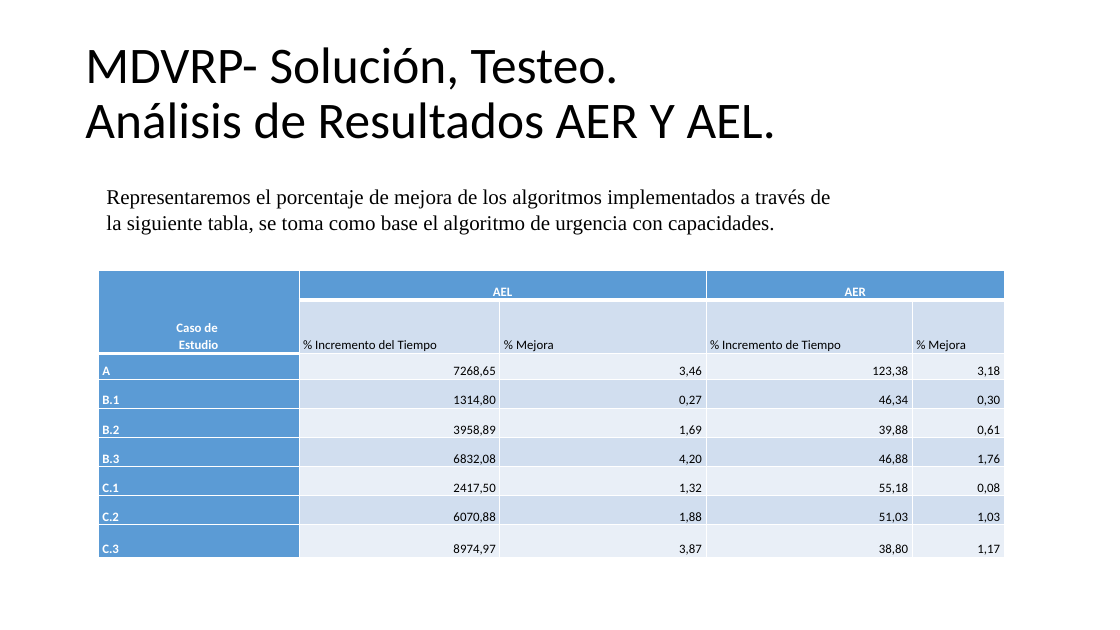
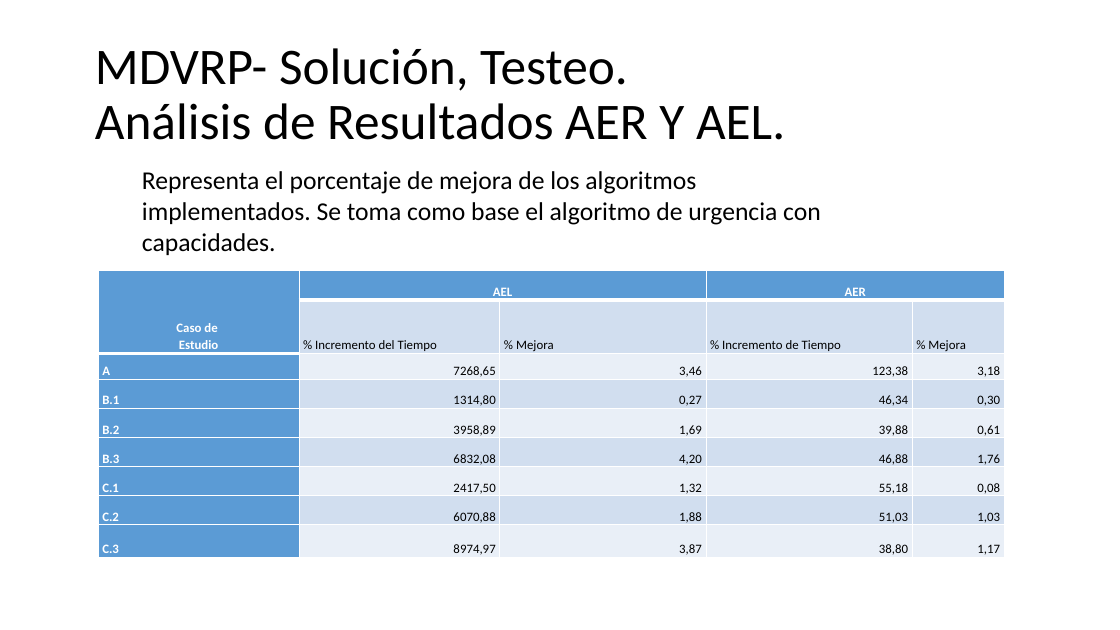
Before and after one commit to urubusale/proyvrp, a slide deck: slide 20 of Version/Documentación/MDVRP.pptx. Drawn at 1120x630 pixels with LibreOffice and Linux fonts; fonts in the diff are those of the drawing. Boxes give left, top, right and bottom in pixels: in the first picture for what was removed or moved away, otherwise in the second. Text is boxed around its words. In the diff, an @@ line names an element or a change of style, - is before the commit and + after.

```diff
--- a/Version/Documentación/MDVRP.pptx
+++ b/Version/Documentación/MDVRP.pptx
@@ title "MDVRP- Solución, Testeo. Análisis de ...": place and size @@
-title "MDVRP- Solución, Testeo. Análisis de ..." at bbox=[85, 47, 776, 139]
+title "MDVRP- Solución, Testeo. Análisis de ..." at bbox=[95, 48, 785, 140]
@@ text at bbox=[142, 171, 821, 255]: text changed; size 18 to 22 pt; font Times New Roman to Calibri @@
-Representaremos el porcentaje de mejora de los algoritmos implementados a través de la siguiente tabla, se toma como base el algoritmo de urgencia con capacidades.
+Representa el porcentaje de mejora de los algoritmos implementados. Se toma como base el algoritmo de urgencia con capacidades.
```
Also in this commit, not shown: 10 other slides changed, 1 slide added, 1 slide removed.
